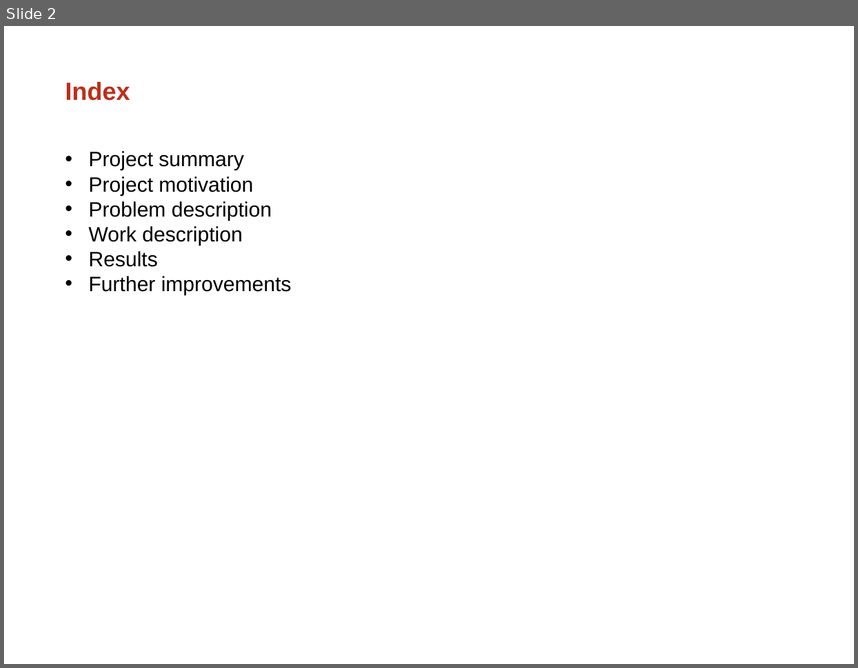
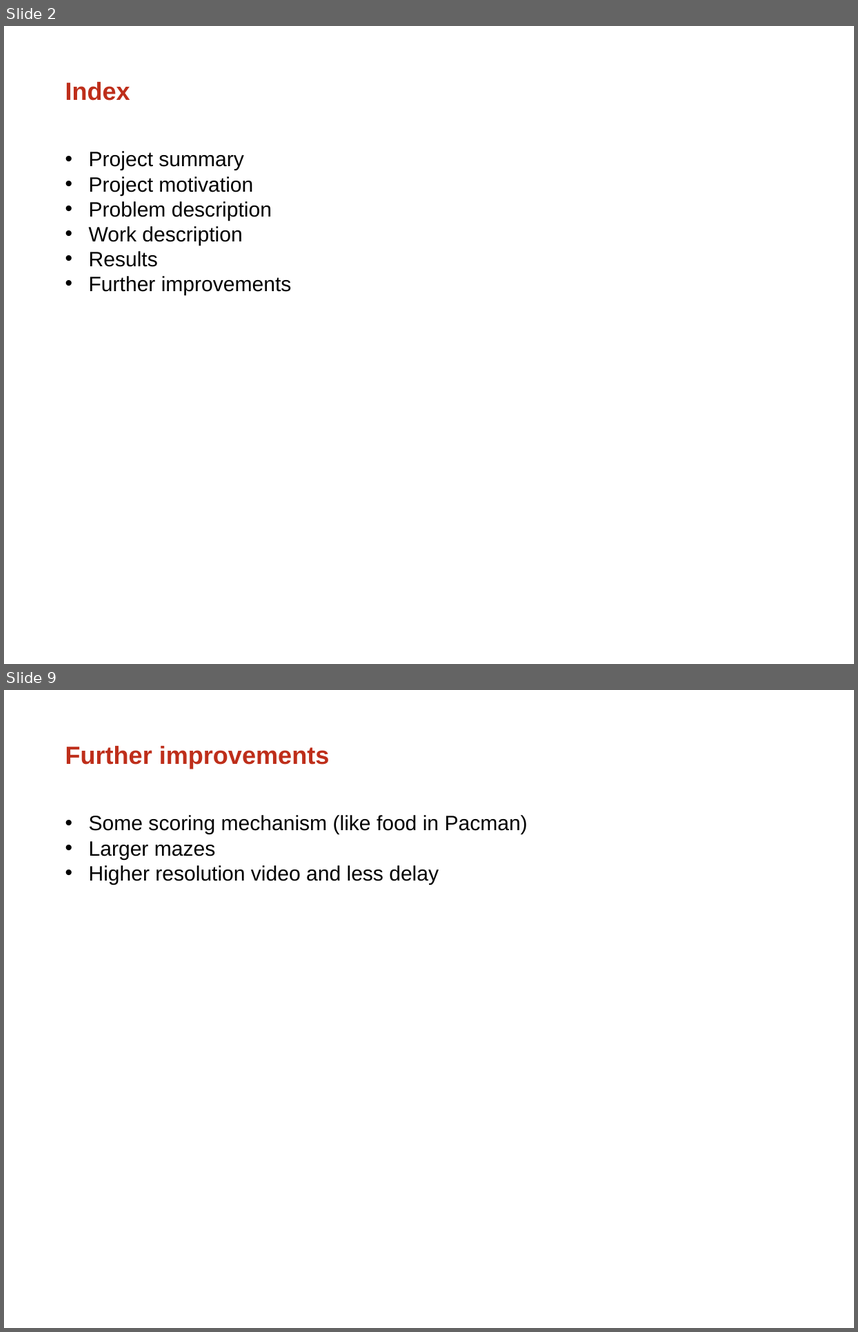
Before and after one commit to GSamuel/Robotica-2014-2015-Pacman, a slide deck: Overige/presentation pacman.ppt. Shown one above the other, each under a label of ours: slide 2 before the commit, slides 2 and 9 after it; the slides between them are not shown. The pictures are 858x668 and 858x1332 pixels, drawn with LibreOffice and Linux fonts; fonts in the diff are those of the drawing; background and template pictures are left out. Boxes give left, top, right and bottom in pixels: in the first picture for what was removed or moved away, otherwise in the second. Text is boxed around its words. In the diff, an @@ line names an element or a change of style, - is before the commit and + after.

```diff
--- a/Overige/presentation pacman.ppt
+++ b/Overige/presentation pacman.ppt
@@ slide 9 added at box(4, 690, 854, 1328), background picture (left out) @@
@@ title added at box(65, 746, 330, 769), 30 pt, text #BE2E1A, bold @@
+Further improvements
@@ text added at box(89, 815, 528, 885), 25 pt, text #000000 @@
+• Some scoring mechanism (like food in Pacman)
+• Larger mazes
+• Higher resolution video and less delay
```
Also in this commit, not shown: 6 other slides added.
